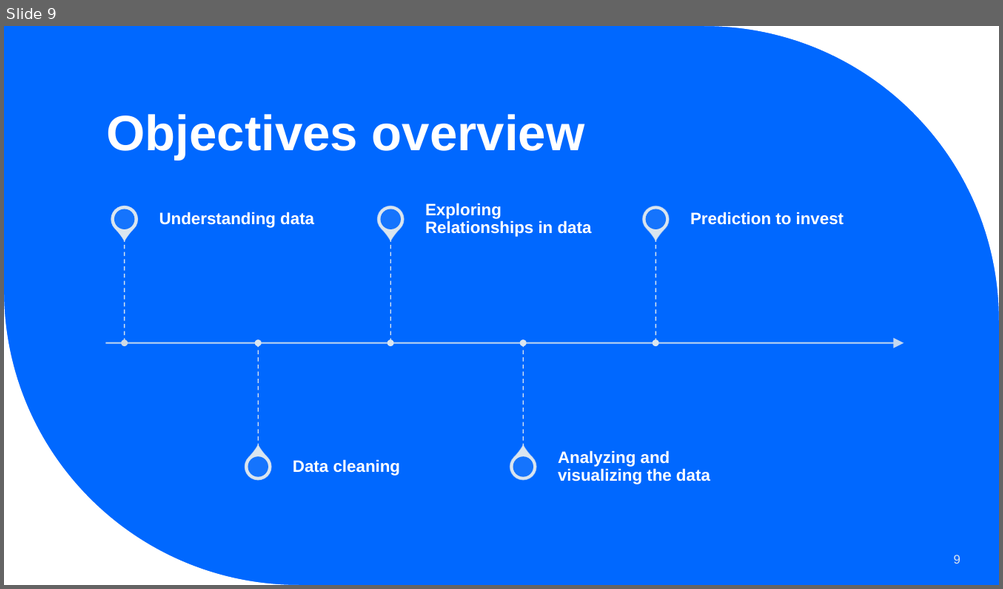
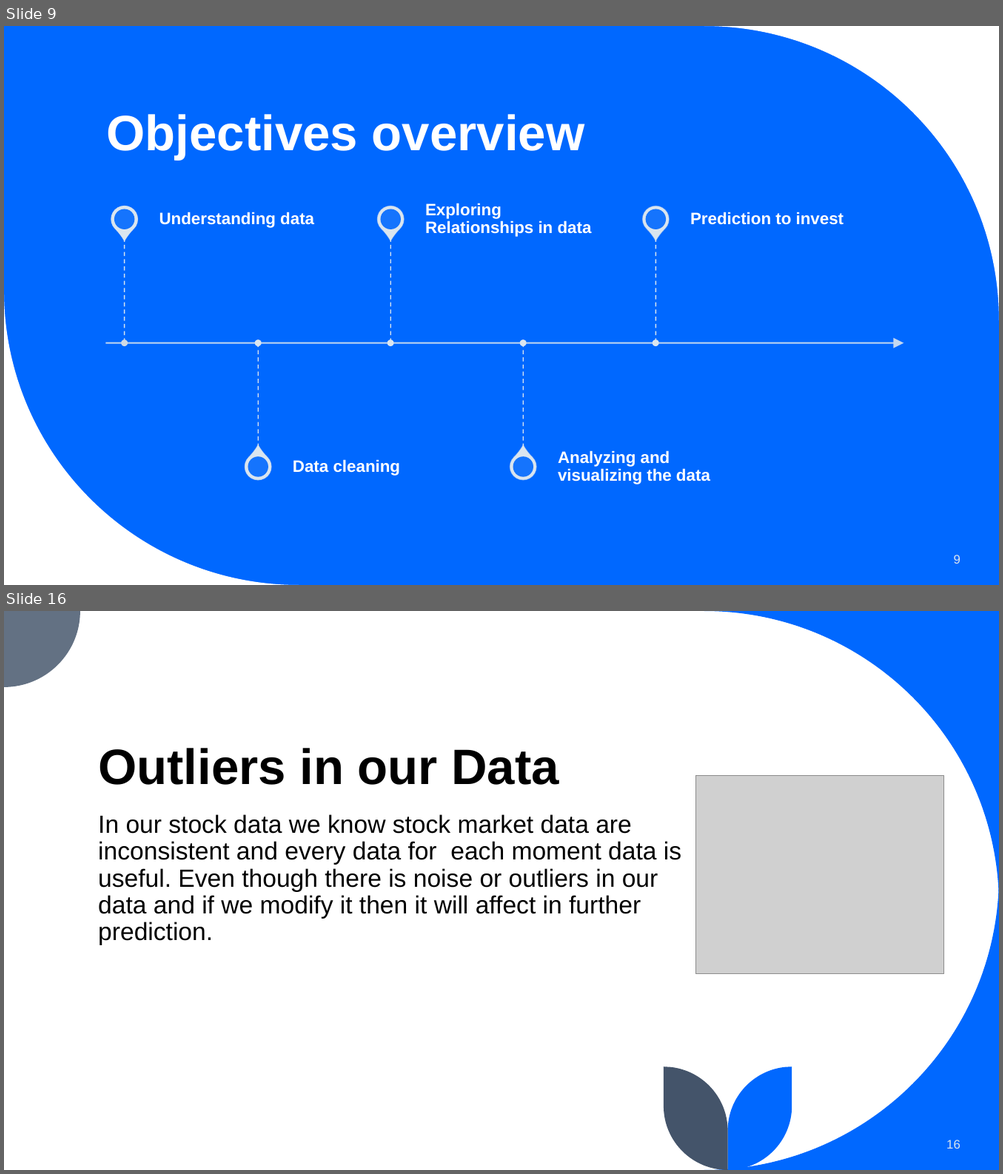
Before and after one commit to Vatsmanglam/Stock-Market-Prediction, a slide deck: project.pptx. Shown one above the other, each under a label of ours: slide 9 before the commit, slides 9 and 16 after it; the slides between them are not shown. The pictures are 1003x589 and 1003x1174 pixels, drawn with LibreOffice and Linux fonts; fonts in the diff are those of the drawing; grey boxes stand for pictures. Boxes give left, top, right and bottom in pixels: in the first picture for what was removed or moved away, otherwise in the second. Text is boxed around its words. In the diff, an @@ line names an element or a change of style, - is before the commit and + after.

```diff
--- a/project.pptx
+++ b/project.pptx
@@ slide 16 added at [4, 611, 999, 1170], background #FFFFFF @@
@@ freeform shape added at [4, 611, 80, 687], fill #637183 @@
@@ freeform shape added at [704, 611, 999, 906], fill #0068FF @@
@@ title added at [98, 748, 559, 785], 48 pt, text #000000, bold @@
+Outliers in our Data
@@ picture added at [696, 776, 944, 974] @@
@@ text added at [98, 815, 681, 945], 24 pt, text #000000 @@
+In our stock data we know stock market data are inconsistent and every data for each moment data is useful. Even though there is noise or outliers in our data and if we modify it then it will affect in further prediction.
@@ freeform shape added at [704, 876, 999, 1170], fill #0068FF @@
@@ freeform shape added at [664, 1068, 728, 1170], fill #44546A @@
@@ freeform shape added at [728, 1068, 792, 1170], fill #0068FF @@
@@ page number added at [946, 1140, 960, 1149], 12 pt, text #DAE5EF @@
+16
```
Also in this commit, not shown: 1 slide changed, 24 other slides added.
